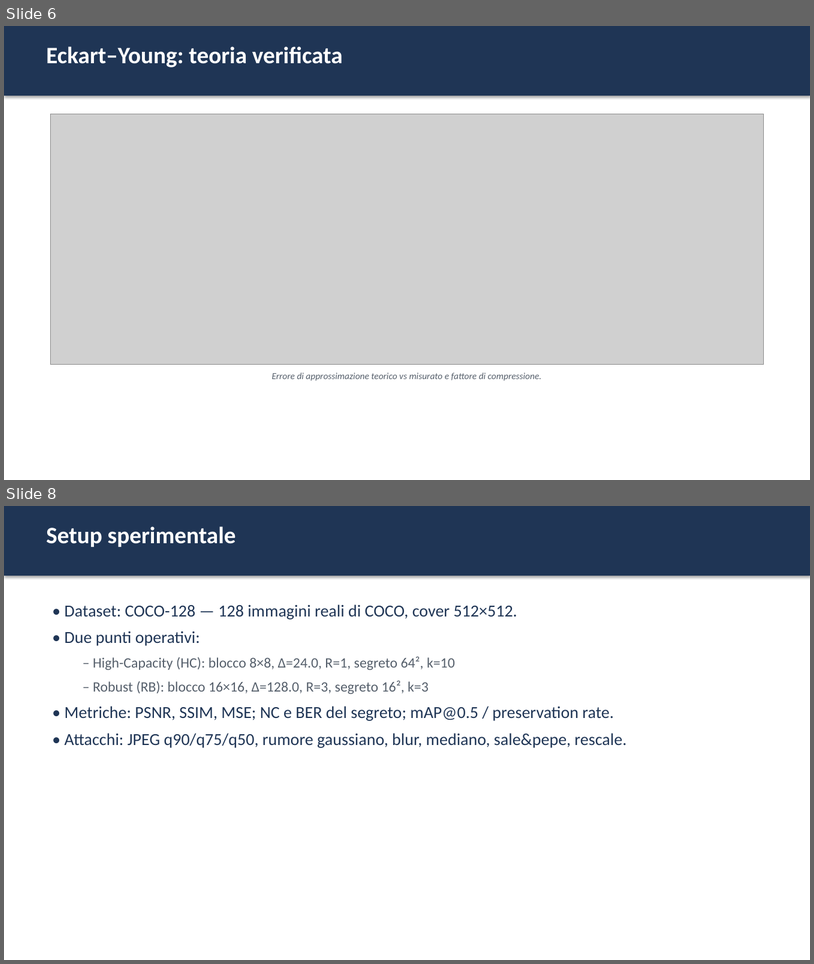
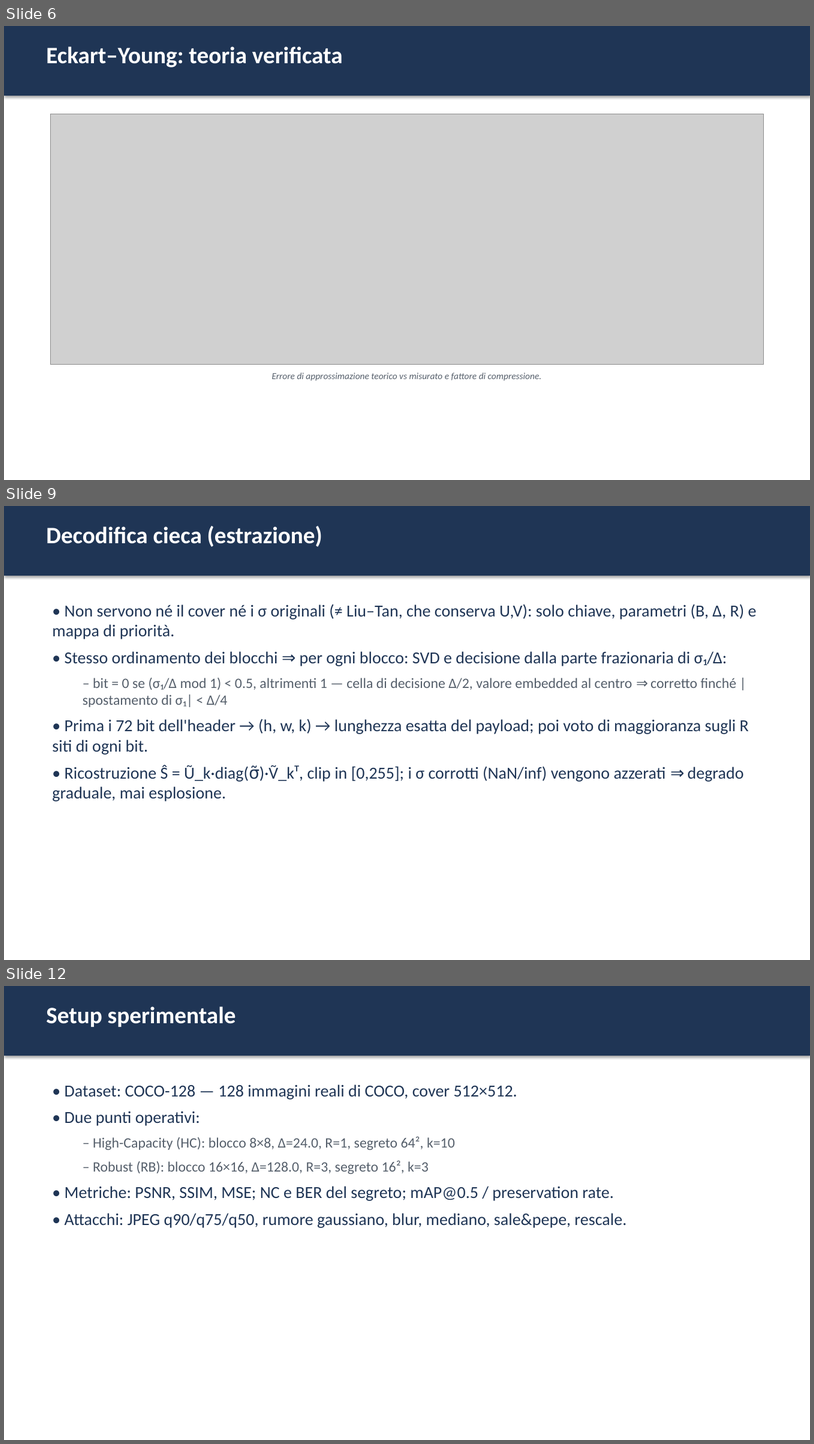
Before and after one commit to elmachico01/SVD_Claude, a slide deck: docs/presentazione.pptx. Shown one above the other, each under a label of ours: slides 6 and 8 before the commit, slides 6, 9 and 12 after it; the slides between them are not shown. The pictures are 814x964 and 814x1444 pixels, drawn with LibreOffice and Linux fonts; fonts in the diff are those of the drawing; grey boxes stand for pictures. Boxes give left, top, right and bottom in pixels: in the first picture for what was removed or moved away, otherwise in the second. Text is boxed around its words. In the diff, an @@ line names an element or a change of style, - is before the commit and + after.

```diff
--- a/docs/presentazione.pptx
+++ b/docs/presentazione.pptx
@@ slide 9 added at bbox=[4, 506, 810, 960], background #FFFFFF @@
@@ rectangle added at bbox=[4, 506, 810, 576], fill #1F3555 @@
@@ text added at bbox=[46, 526, 323, 547], 28 pt, text #FFFFFF, bold @@
+Decodifica cieca (estrazione)
@@ text added at bbox=[52, 604, 757, 801], 20 pt, text #1F3555 @@
+• Non servono né il cover né i σ originali (≠ Liu–Tan, che conserva U,V): solo chiave, parametri (B, Δ, R) e mappa di priorità.
+• Stesso ordinamento dei blocchi ⇒ per ogni blocco: SVD e decisione dalla parte frazionaria di σ₁/Δ:
+  – bit = 0 se (σ₁/Δ mod 1) < 0.5, altrimenti 1 — cella di decisione Δ/2, valore embedded al centro ⇒ corretto finché |spostamento di σ₁| < Δ/4
+• Prima i 72 bit dell'header → (h, w, k) → lunghezza esatta del payload; poi voto di maggioranza sugli R siti di ogni bit.
+• Ricostruzione Ŝ = Ũ_k·diag(σ̃)·Ṽ_kᵀ, clip in [0,255]; i σ corrotti (NaN/inf) vengono azzerati ⇒ degrado graduale, mai esplosione.
@@ what was slide 8 is now slide 12 @@
```
Also in this commit, not shown: 2 slides changed, 3 other slides added, 7 other files.
